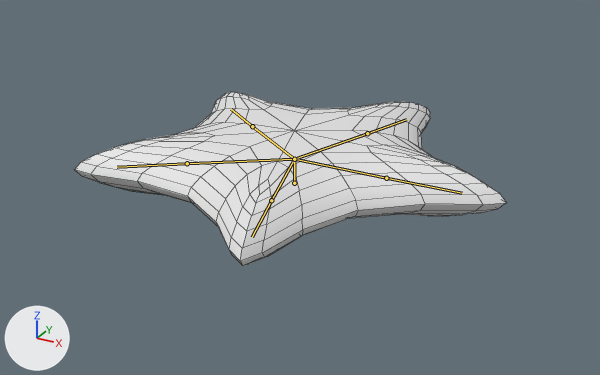
Two versions of the Blender file graphics/starfish.blend, one commit apart.
Rendered twice from a 50 mm lens placed at (5.28, -9.45, 4.32), pointed at (0.06, 0.05, -0.43). Lighting does not change. The marker at lower left points along +X, +Y and +Z. The bones that bend it are drawn over the model as lines. Mesh edges are drawn as thin lines.

In view in the first picture: 'starfish'.
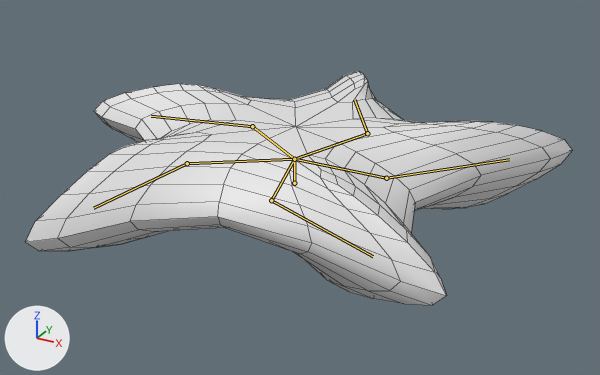
The newer file adds an action. The first version stands in its rest pose; the second is drawn at frame 23 of the action 'Buddy'.

Pixel boxes [x1, y1, x2, y2] of what changed, in the pictures (600 x 375 px):
'starfish', posed (27% wider, 34% taller): before [75, 92, 506, 266]; after [25, 71, 573, 305]
bone 'Bone.010', root to tip: before (252, 126) to (231, 109); after (252, 126) to (151, 116)
bone 'Bone.009', root to tip: before (187, 163) to (117, 167); after (187, 163) to (93, 208)
bone 'Bone.007', root to tip: before (386, 178) to (462, 193); after (386, 178) to (509, 159)
bone 'Bone.008', root to tip: before (271, 200) to (252, 237); after (271, 200) to (373, 256)
bone 'Bone.006', root to tip: before (367, 133) to (406, 119); after (367, 133) to (354, 99)

The change in detail:
Bone 'Bone.010' (bone_bone_010) moves from (0.0, 0.0, 0.0) to (-0.665, 0.701, 0.911).
Bone 'Bone.010' (bone_bone_010) turns from (0, 0, 0) to (38, -9, 27) degrees about its own x, y and z.
Bone 'Bone.010' (bone_bone_010) is rescaled from (1.0, 1.0, 1.0) to (1.83, 1.83, 1.83).
Bone 'Bone.009' (bone_bone_009) moves from (0.0, 0.0, 0.0) to (0.662, 0.7, 0.906).
Bone 'Bone.009' (bone_bone_009) turns from (0, 0, 0) to (38, 9, -27) degrees about its own x, y and z.
Bone 'Bone.009' (bone_bone_009) is rescaled from (1.0, 1.0, 1.0) to (1.83, 1.83, 1.83).
Bone 'Bone.007' (bone_bone_007) moves from (0.0, 0.0, 0.0) to (0.0, 0.702, -1.068).
Bone 'Bone.007' (bone_bone_007) turns from (0, 0, 0) to (-49, 0, 0) degrees about its own x, y and z.
Bone 'Bone.007' (bone_bone_007) is rescaled from (1.0, 1.0, 1.0) to (1.83, 1.83, 1.83).
Bone 'Bone.008' (bone_bone_008) moves from (0.0, 0.0, 0.0) to (1.05, 0.695, -0.341).
Bone 'Bone.008' (bone_bone_008) turns from (0, 0, 0) to (-14, -6, -46) degrees about its own x, y and z.
Bone 'Bone.008' (bone_bone_008) is rescaled from (1.0, 1.0, 1.0) to (1.83, 1.83, 1.83).
Bone 'Bone.006' (bone_bone_006) moves from (0.0, 0.0, 0.0) to (-1.051, 0.765, -0.343).
Bone 'Bone.006' (bone_bone_006) turns from (0, 0, 0) to (-14, 6, 46) degrees about its own x, y and z.
Bone 'Bone.006' (bone_bone_006) is rescaled from (1.0, 1.0, 1.0) to (1.83, 1.83, 1.83).
